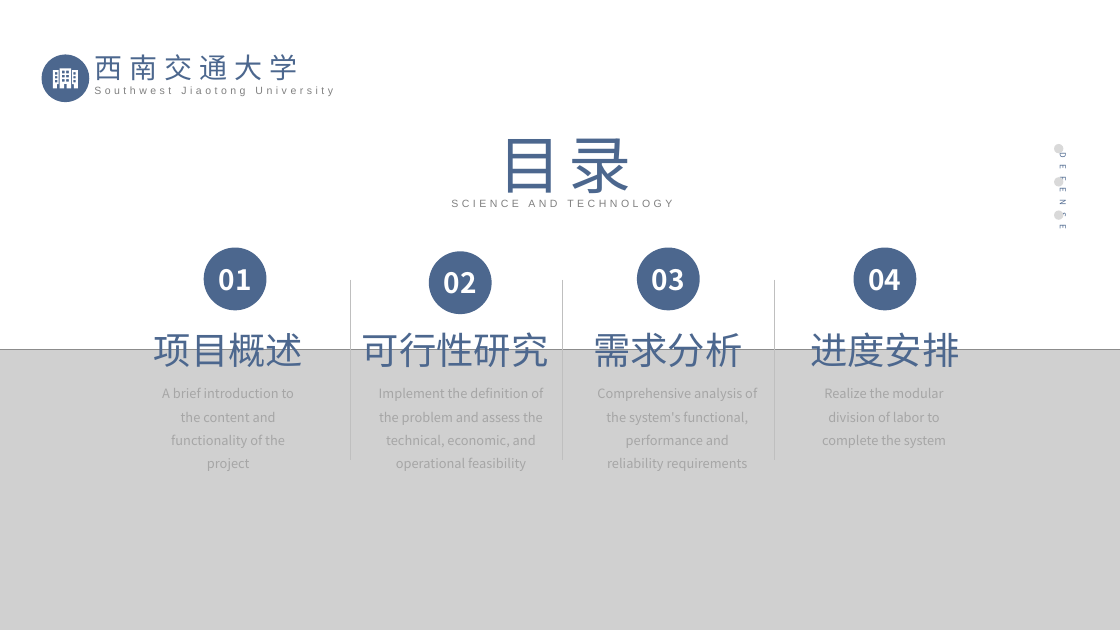
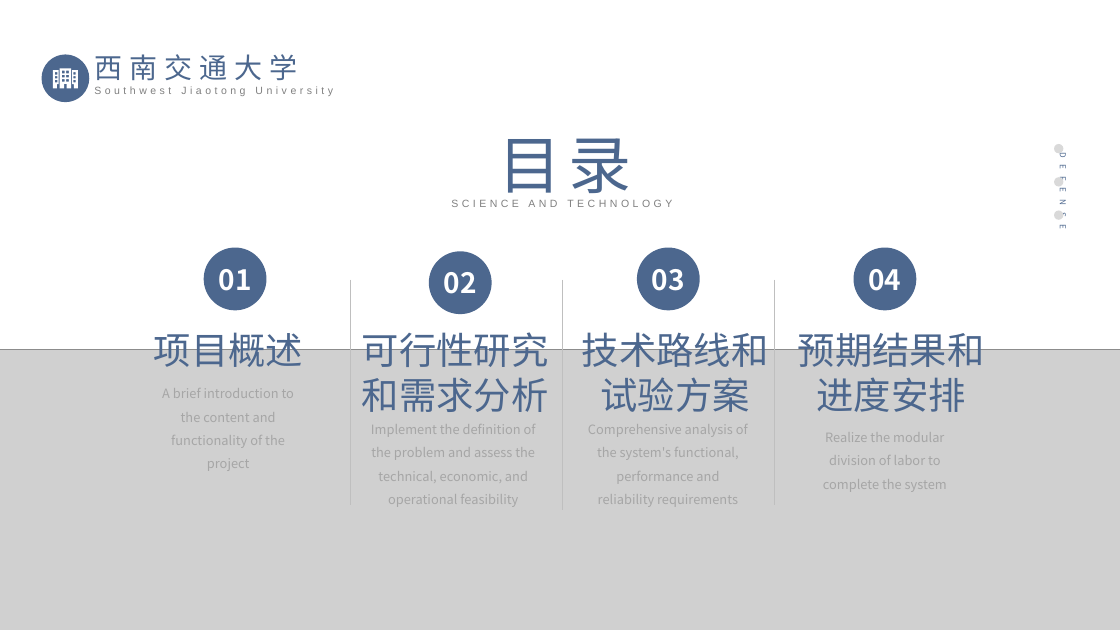
Before and after one commit to myself1528/Course-Design, a slide deck: slide 3 of 1组-高冷man-网络热梗词典.pptx. Drawn at 1120x630 pixels with LibreOffice and Linux fonts; fonts in the diff are those of the drawing; grey boxes stand for pictures. Boxes give left, top, right and bottom in pixels: in the first picture for what was removed or moved away, otherwise in the second. Text is boxed around its words. In the diff, an @@ line names an element or a change of style, - is before the commit and + after.

```diff
--- a/1组-高冷man-网络热梗词典.pptx
+++ b/1组-高冷man-网络热梗词典.pptx
@@ line moved from (350, 280) - (350, 460) to (350, 280) - (350, 505) @@
@@ line moved from (562, 280) - (562, 460) to (562, 280) - (562, 511) @@
@@ line moved from (775, 280) - (775, 460) to (775, 280) - (775, 505) @@
@@ text at box(362, 326, 549, 412): text changed @@
-可行性研究
+可行性研究和需求分析
@@ text at box(582, 326, 769, 412): text changed @@
-需求分析
+技术路线和试验方案
@@ text at box(798, 326, 985, 412): text changed @@
-进度安排
+预期结果和进度安排
@@ text "Implement the definition of the ...": place and size @@
-text "Implement the definition of the ..." at box(379, 388, 543, 471)
+text "Implement the definition of the ..." at box(371, 425, 536, 507)
@@ text "Comprehensive analysis of the system's ...": place and size @@
-text "Comprehensive analysis of the system's ..." at box(597, 388, 757, 468)
+text "Comprehensive analysis of the system's ..." at box(588, 424, 748, 504)
@@ text "Realize the modular division of ...": place and size @@
-text "Realize the modular division of ..." at box(822, 388, 946, 448)
+text "Realize the modular division of ..." at box(823, 435, 947, 492)
```
Also in this commit, not shown: 4 other slides changed, 13 slides added, 1 other file.
